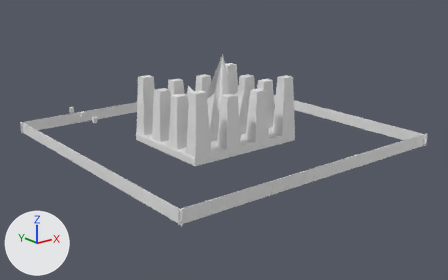
The Blender file projects/hang3d/res/3d-objects/env/blend-map1.blend as it was, and as the next commit left it.
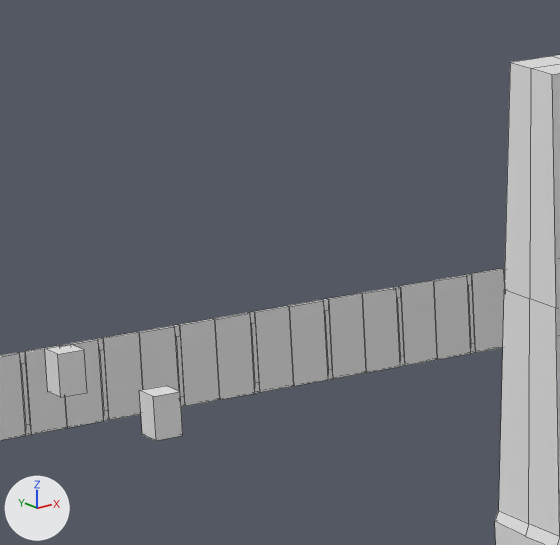
Each version appears first whole from a camera (50 mm lens) standing at (-547.0, -1309.0, 440.0) and looking at (330.0, -212.0, 2.0), and next in a close-up on the part from 17% to 32% of the width and 25% to 49% of the height. Every picture has the same lights, and +X, +Y and +Z are marked at lower left. The close-ups show mesh edges as thin lines. Objects named as collision shapes, trigger or cutter boxes, shadow casters or lower levels of detail are left out.

In view in the first close-up: 'Cube', 'Cube.002', 'big-wall4', 'center-platform'.
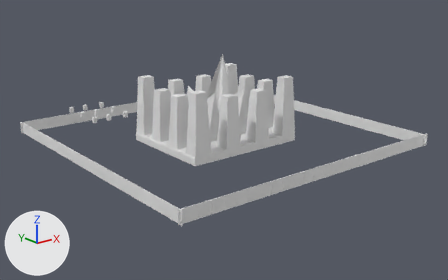
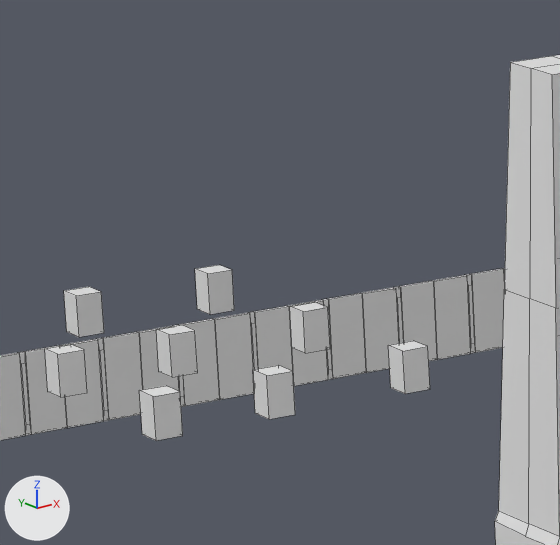
What the commit changed:
Material 'Material.Main.014' (mat_material_main_014) is new.
Its base color is (0.8, 0.8, 0.8) (white #e7e7e7).
Material 'Material.Main.013' (mat_material_main_013) is new.
Its base color is (0.8, 0.8, 0.8) (white #e7e7e7).
Material 'Material.Main.012' (mat_material_main_012) is new.
Its base color is (0.8, 0.8, 0.8) (white #e7e7e7).
Material 'Material.Main.011' (mat_material_main_011) is new.
Its base color is (0.8, 0.8, 0.8) (white #e7e7e7).
Material 'Material.Main.010' (mat_material_main_010) is new.
Its base color is (0.8, 0.8, 0.8) (white #e7e7e7).
Material 'Material.Main.009' (mat_material_main_009) is new.
Its base color is (0.8, 0.8, 0.8) (white #e7e7e7).
Mesh me_cube_052 is new.
It is a box spanning x -1.0..1.0, y -1.0..1.0, z -1.0..1.0.
It uses material mat_material_main_014 (its picture is missing).
Mesh me_cube_051 is new.
It is a box spanning x -1.0..1.0, y -1.0..1.0, z -1.0..1.0.
It uses material mat_material_main_013 (its picture is missing).
Mesh me_cube_050 is new.
It is a box spanning x -1.0..1.0, y -1.0..1.0, z -1.0..1.0.
It uses material mat_material_main_012 (its picture is missing).
Mesh me_cube_046 is new.
It is a box spanning x -1.0..1.0, y -1.0..1.0, z -1.0..1.0.
It uses material mat_material_main_011 (its picture is missing).
Mesh me_cube_045 is new.
It is a box spanning x -1.0..1.0, y -1.0..1.0, z -1.0..1.0.
It uses material mat_material_main_010 (its picture is missing).
Mesh me_cube_044 is new.
It is a box spanning x -1.0..1.0, y -1.0..1.0, z -1.0..1.0.
It uses material mat_material_main_009 (its picture is missing).
Object 'Cube.008' (ob_cube_008) is new; it shows me_cube_052.
Its location is (181.6, -13.8, 47.6).
Its scale is (4.31, 4.31, 6.66).
Object 'Cube.007' (ob_cube_007) is new; it shows me_cube_051.
Its location is (181.6, 109.0, 47.6).
Its scale is (4.31, 4.31, 6.66).
Object 'Cube.006' (ob_cube_006) is new; it shows me_cube_050.
Its location is (181.6, 47.2, 47.6).
Its scale is (4.31, 4.31, 6.66).
Object 'Cube.005' (ob_cube_005) is new; it shows me_cube_046.
Its location is (135.8, 47.2, 47.6).
Its scale is (4.31, 4.31, 6.66).
Object 'Cube.004' (ob_cube_004) is new; it shows me_cube_045.
Its location is (135.8, 109.0, 47.6).
Its scale is (4.31, 4.31, 6.66).
Object 'Cube.003' (ob_cube_003) is new; it shows me_cube_044.
Its location is (135.8, -13.8, 47.6).
Its scale is (4.31, 4.31, 6.66).

Pixel boxes (x1, y1, x2, y2) of what changed, in the close-ups (560 x 545 px):
'Cube.003', added
    after: (253, 365, 295, 419)
'Cube.008', added
    after: (388, 341, 430, 394)
'Cube.005', added
    after: (156, 325, 198, 377)
'Cube.006', added
    after: (290, 302, 330, 353)
'Cube.004', added
    after: (64, 287, 104, 337)
'Cube.007', added
    after: (195, 265, 234, 314)
